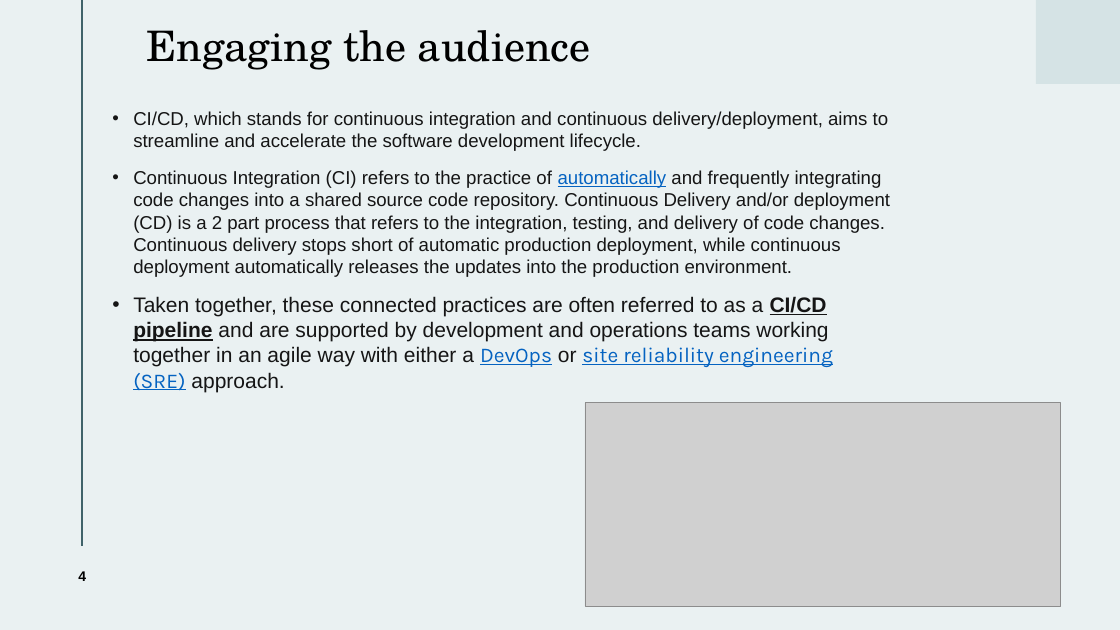
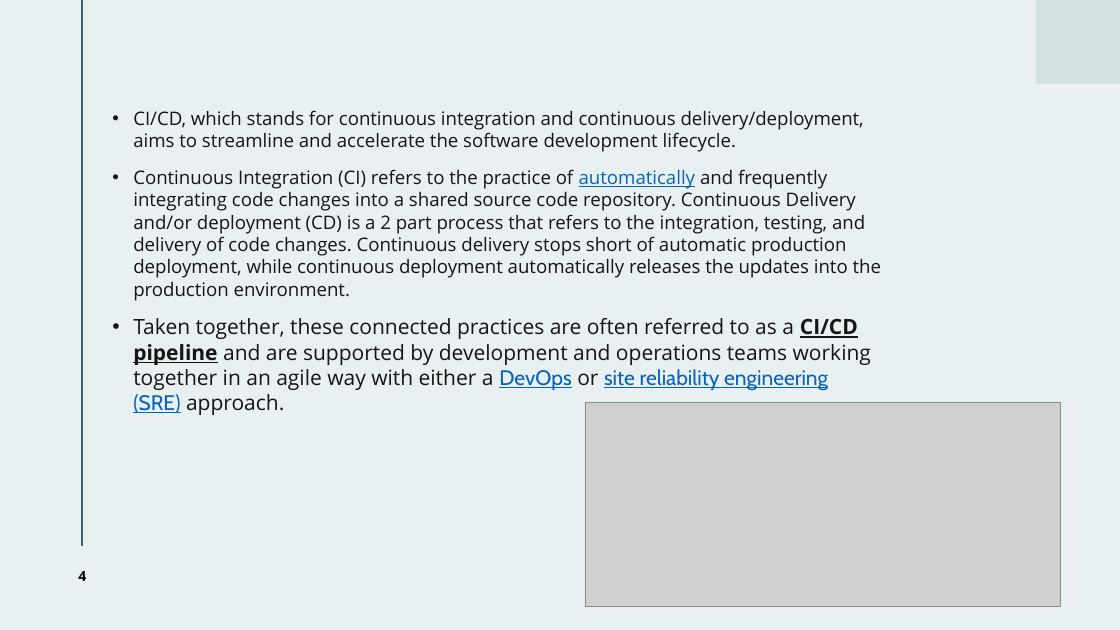
Before and after one commit to sub0101/muku, a slide deck: slide 4 of Presentation 3.pptx. Drawn at 1120x630 pixels with LibreOffice and Linux fonts; fonts in the diff are those of the drawing; grey boxes stand for pictures. Boxes give left, top, right and bottom in pixels: in the first picture for what was removed or moved away, otherwise in the second. Text is boxed around its words. In the diff, an @@ line names an element or a change of style, - is before the commit and + after.

```diff
--- a/Presentation 3.pptx
+++ b/Presentation 3.pptx
@@ background #EAF1F2 to #E9F0F1 @@
@@ title removed at bbox=[146, 30, 591, 70] @@
-Engaging the audience
@@ text "CI/CD, which stands for continuous ..." at bbox=[133, 110, 881, 415]: font Arial to Open Sans; font Karla to Cabin in "DevOps site reliability engineering (SRE)"; less space between paragraphs @@
```
Also in this commit, not shown: 10 other slides changed, 7 slides added, 4 slides removed.
